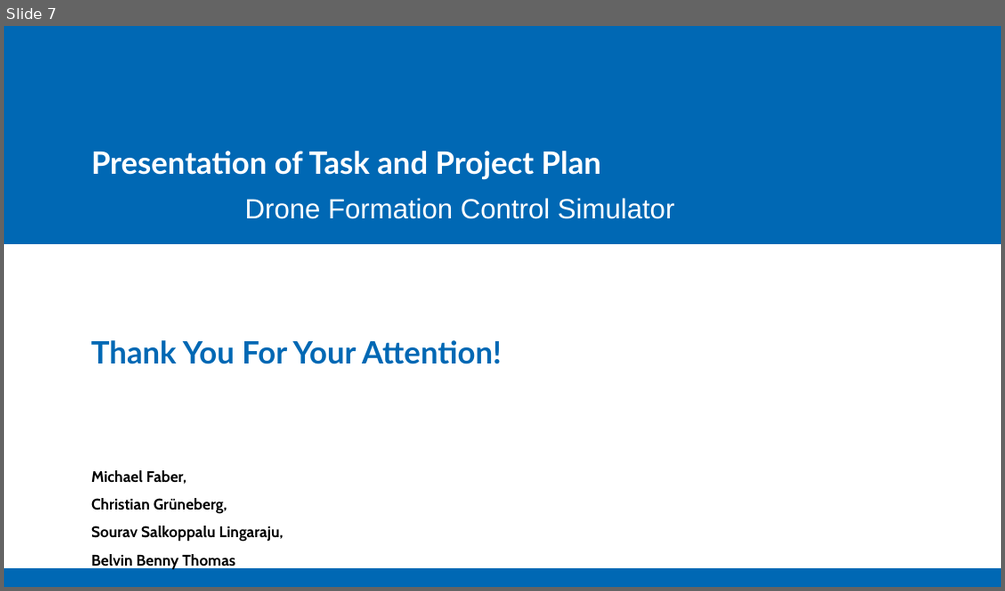
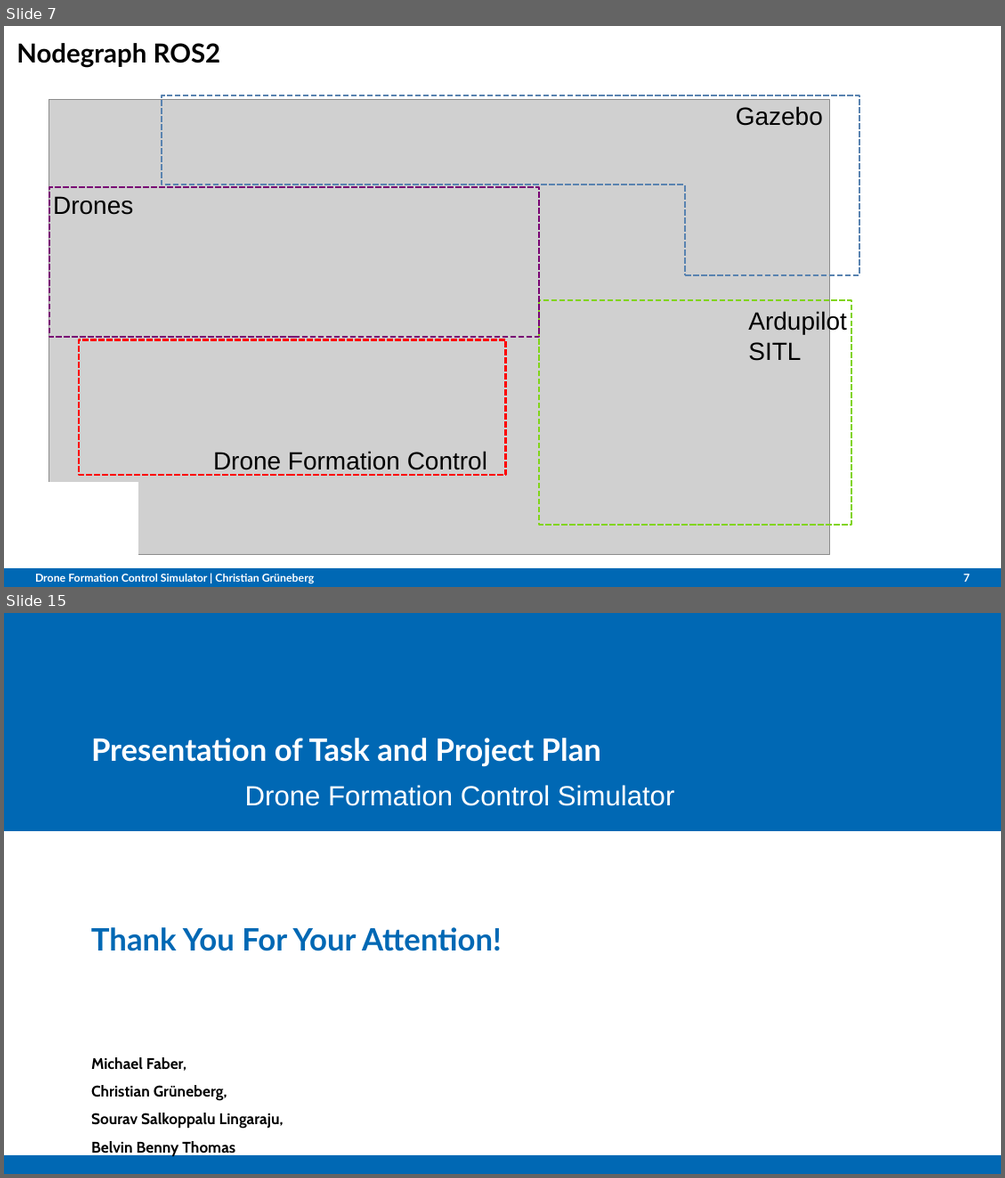
Before and after one commit to Belvin7/Drone_Project_personal-, a slide deck: AMS_Project_Plan.odp. Shown one above the other, each under a label of ours: slide 7 before the commit, slides 7 and 15 after it; the slides between them are not shown. The pictures are 1005x591 and 1005x1178 pixels, drawn with LibreOffice and Linux fonts; fonts in the diff are those of the drawing; grey boxes stand for pictures; background and template pictures are left out. Boxes give left, top, right and bottom in pixels: in the first picture for what was removed or moved away, otherwise in the second. Text is boxed around its words. In the diff, an @@ line names an element or a change of style, - is before the commit and + after.

```diff
--- a/AMS_Project_Plan.odp
+++ b/AMS_Project_Plan.odp
@@ slide 7 added at [4,26,1001,587], background #FFFFFF; not listed: 1 template element that a slide beside it also shows @@
@@ title added at [16,43,221,67], 18.9 pt, text #000000, bold @@
+Nodegraph ROS2
@@ picture added at [48,100,829,556] @@
@@ freeform shape added at [162,95,859,275], outline #5983B0 1.45 pt dashed @@
@@ text added at [736,106,823,126], 18 pt, text #000000 @@
+Gazebo
@@ rectangle added at [48,187,538,337], outline #780373 1.45 pt dashed @@
@@ text added at [53,196,133,215], 18 pt, text #000000 @@
+Drones
@@ rectangle added at [539,300,851,524], outline #81D41A 1.45 pt dashed @@
@@ text added at [748,310,846,361], 18 pt, text #000000 @@
+Ardupilot SITL
@@ rectangle added at [79,340,505,475], outline #FF0000 1.45 pt dashed @@
@@ text added at [213,451,487,470], 18 pt, text #000000 @@
+Drone Formation Control
@@ rectangle added at [34,483,138,563], fill #FFFFFF, outline #FFFFFF 0 pt @@
@@ text added at [35,573,315,584], 7.9 pt, text #FFFFFF, bold @@
+Drone Formation Control Simulator | Christian Grüneberg
@@ page number added at [963,573,970,581], 7.9 pt, text #FFFFFF, bold @@
+7
@@ what was slide 7 is now slide 15 @@
```
Also in this commit, not shown: 2 slides changed, 11 other slides added, 4 slides removed.
